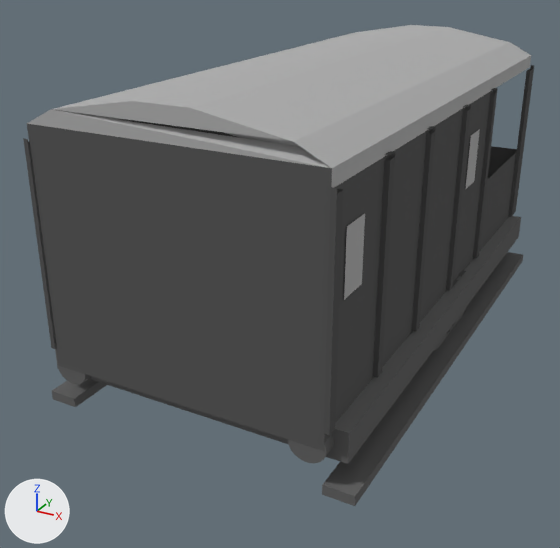
The Blender file trains/Wagons/brake-GWR.blend as it was, and as the next commit left it.
The view is the same before and after, from a camera (50 mm lens) standing at (2.41, -7.16, 3.45) and looking at (-0.28, -2.28, 1.01). The lights are fixed; the arrows at lower left show +X, +Y and +Z.
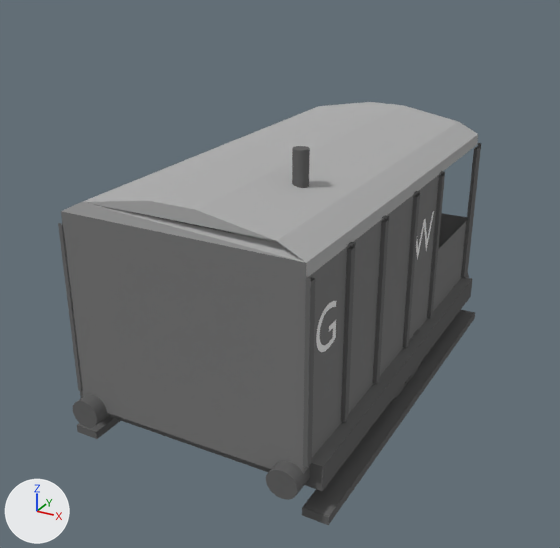
Boxes [x1, y1, x2, y2] around the edits, measured in the pictures (560 x 548 px):
'Cube.003', recoloured, moved, rescaled (17% narrower, 13% shorter)
    before: [27, 25, 531, 451]
    after: [61, 102, 478, 474]
'Cube.002', recoloured, moved, rescaled (17% narrower, 12% shorter)
    before: [23, 65, 534, 435]
    after: [58, 143, 481, 468]
'Plane.001', moved, rescaled (15% narrower, 15% shorter)
    before: [52, 252, 523, 506]
    after: [77, 310, 475, 525]
'Plane.002', moved, rescaled (16% narrower, 14% shorter)
    before: [55, 218, 521, 464]
    after: [80, 280, 472, 491]
'Plane', moved, rescaled (14% narrower, 12% shorter)
    before: [335, 216, 521, 433]
    after: [312, 277, 472, 467]
'Cylinder.011', moved, rescaled
    before: [288, 435, 333, 463]
    after: [266, 461, 310, 500]
'Plane.003', deleted
    before: [344, 129, 480, 300]
'Cylinder.012', moved, rescaled
    before: [57, 358, 91, 384]
    after: [73, 394, 110, 428]
'Cylinder.006', added
    after: [292, 146, 310, 188]
'Text', added
    after: [316, 211, 434, 352]

Edits to the bpy script that builds the scene:
```text
Change mat_maincolour3:
    mat_maincolour3.base_color: (0.0976, 0.0976, 0.0976) -> (0.15, 0.15, 0.15)  # dark grey #585858 -> dark grey #6c6c6c
Change mat_maincolour1_001:
    mat_maincolour1_001.base_color: (0.106, 0.106, 0.106) -> (0.2, 0.2, 0.2)  # dark grey #5c5c5c -> grey #7c7c7c
Add mat_material:
    mat_material = diffuse_material('Material')
    mat_material.base_color = (0.85, 0.85, 0.85)  # white #ededed
Add me_cylinder:
    me_cylinder.from_pydata(...)  # a 32-sided cylinder along z spanning x -1.0..1.0, y -1.0..1.0, z -1.0..3.66
    me_cylinder.materials.append(mat_underframe)  # dark grey #666666
Add txt_text:
    txt_text = bpy.data.curves.new('Text', 'FONT')
    txt_text.body = 'G           W'
    txt_text.materials.append(mat_material)  # white #ededed
Change ob_plane:
    ob_plane.location: (0.021, -3.258, -0.918) -> (0.018, -3.409, -0.923)
    ob_plane.scale: (1.06, 1.41, 2.03) -> (0.9, 1.06, 1.72)
Change ob_cylinder_012:
    ob_cylinder_012.location: (0.021, -3.258, -0.002) -> (0.018, -3.503, -0.144)
    ob_cylinder_012.scale: (1.06, 1.0, 1.41) -> (0.9, 0.85, 1.06)
Change ob_cylinder_011:
    ob_cylinder_011.location: (0.021, -3.258, -0.002) -> (0.018, -3.503, -0.144)
    ob_cylinder_011.scale: (1.06, 1.0, 1.41) -> (0.9, 0.85, 1.06)
Change ob_plane_002:
    ob_plane_002.location: (0.021, -3.258, -0.918) -> (0.018, -3.409, -0.923)
    ob_plane_002.scale: (1.06, 1.41, 2.03) -> (0.9, 1.06, 1.72)
Remove ob_plane_003:
    ob_plane_003 = bpy.data.objects.new('Plane.003', me_plane_003)
    ob_plane_003.location = (0.0, 0.0, -0.937)
    ob_plane_003.rotation_euler = (1.571, 0.0, -4.712)  # degrees (90, 0, -270)
    ob_plane_003.scale = (0.799, 1.0, 1.0)
Change ob_plane_001:
    ob_plane_001.location: (0.021, -3.287, -0.158) -> (0.018, -3.431, -0.277)
    ob_plane_001.scale: (1.06, 1.43, 0.986) -> (0.9, 1.07, 0.838)
Change ob_cube_002:
    ob_cube_002.location: (0.021, -3.488, -0.002) -> (0.018, -3.582, -0.144)
    ob_cube_002.scale: (1.06, 1.44, 1.04) -> (0.9, 1.08, 0.888)
Change ob_cube_003:
    ob_cube_003.location: (0.021, -3.488, -0.002) -> (0.018, -3.582, -0.144)
    ob_cube_003.scale: (0.824, 1.0, 1.06) -> (0.618, 0.85, 0.9)
Add ob_cylinder_006:
    ob_cylinder_006 = bpy.data.objects.new('Cylinder.006', me_cylinder)
    ob_cylinder_006.location = (0.375, -3.21, 2.124)
    ob_cylinder_006.scale = (0.05, 0.05, 0.05)
Add ob_text:
    ob_text = bpy.data.objects.new('Text', txt_text)
    ob_text.location = (0.812, -3.876, 1.339)
    ob_text.rotation_euler = (1.571, 0.0, 1.571)  # degrees (90, 0, 90)
    ob_text.scale = (0.4, 0.4, 0.4)
```
